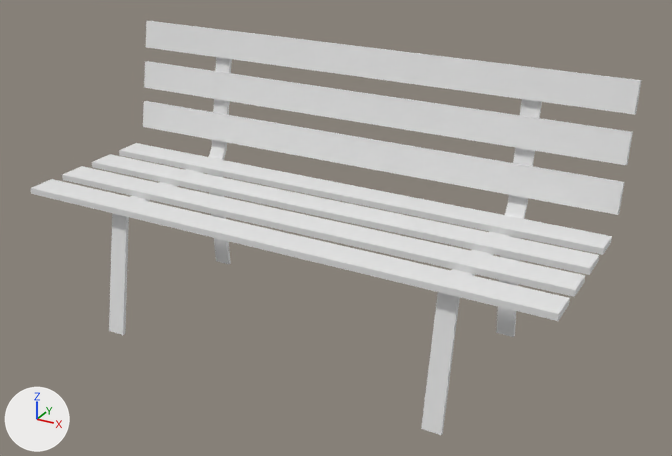
Renders of the FBX model Assets/City/Models/Giardini/Panchina.fbx from each side of a commit.
Camera for both pictures: a 50 mm lens placed at (1.42, -2.373, 1.222), pointed at (0.117, -0.003, 0.037). Arrows for +X, +Y and +Z are at lower left; the lights stay in place. Where no turn or scale is listed for an object, it has been applied to the vertices.

Names of what the first picture shows: 'Panchina'.
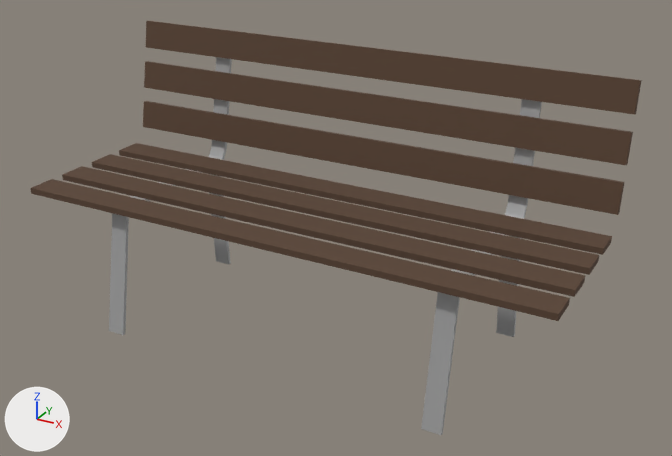
The newer file is also rescaled (x1.229) as a whole; pictures and numbers use the older file's frame.

Changed parts and their boxes (x1, y1, x2, y2) in the pictures (672 x 456 px):
part 1 of me_cube, recoloured
    both: (209, 57, 232, 264)
part 2 of me_cube, recoloured
    both: (496, 99, 542, 337)
part 3 of me_cube, recoloured
    both: (109, 169, 203, 335)
part 4 of me_cube, recoloured
    both: (421, 231, 509, 435)
part 5 of me_cube, recoloured (white to brown)
    both: (31, 21, 641, 321)
part 6 of me_cube, recoloured (grey to brown)
    both: (558, 80, 642, 321)

The change, as a diff of the scene's bpy script:
```diff
--- a/Assets/City/Models/Giardini/Panchina.fbx.py
+++ b/Assets/City/Models/Giardini/Panchina.fbx.py
@@ mat_gambe @@
+mat_gambe = principled_material('Gambe')
+mat_gambe.base_color = (0.356, 0.356, 0.356)  # grey #a1a1a1
@@ mat_seduta @@
+mat_seduta = principled_material('Seduta')
+mat_seduta.base_color = (0.104, 0.0586, 0.0356)  # brown #5b4435
+mat_seduta.roughness = 1.0
@@ me_cube @@
 me_cube.from_pydata(...)  # 136 vertices, 118 faces; spans x -0.85..0.93, y -0.36..0.34, z -0.34..0.54
 # used by ob_panchina; location = (0.0, 0.0, 0.0)
+# me_cube part 1: all 24 faces centred in x -0.85..-0.49, y 0.22..0.33, z -0.34..0.5 switch from no material to mat_gambe (grey #a1a1a1)
+# me_cube part 2: all 21 faces centred in x 0.59..0.65, y 0.22..0.33, z -0.34..0.5 switch from no material to mat_gambe (grey #a1a1a1)
+# me_cube part 3: all 17 faces centred in x -0.55..-0.49, y -0.36..-0.02, z -0.34..0.09 switch from no material to mat_gambe (grey #a1a1a1)
+# me_cube part 4: all 17 faces centred in x 0.59..0.65, y -0.36..-0.02, z -0.34..0.09 switch from no material to mat_gambe (grey #a1a1a1)
+# me_cube part 5: all 28 faces centred in x 0.04, y -0.34..0.32, z 0.09..0.54 switch from no material to mat_seduta (brown #5b4435)
+# me_cube part 6: all 7 faces centred in x 0.93, y -0.29..0.31, z 0.1..0.49 switch from no material to mat_seduta (brown #5b4435)
```
